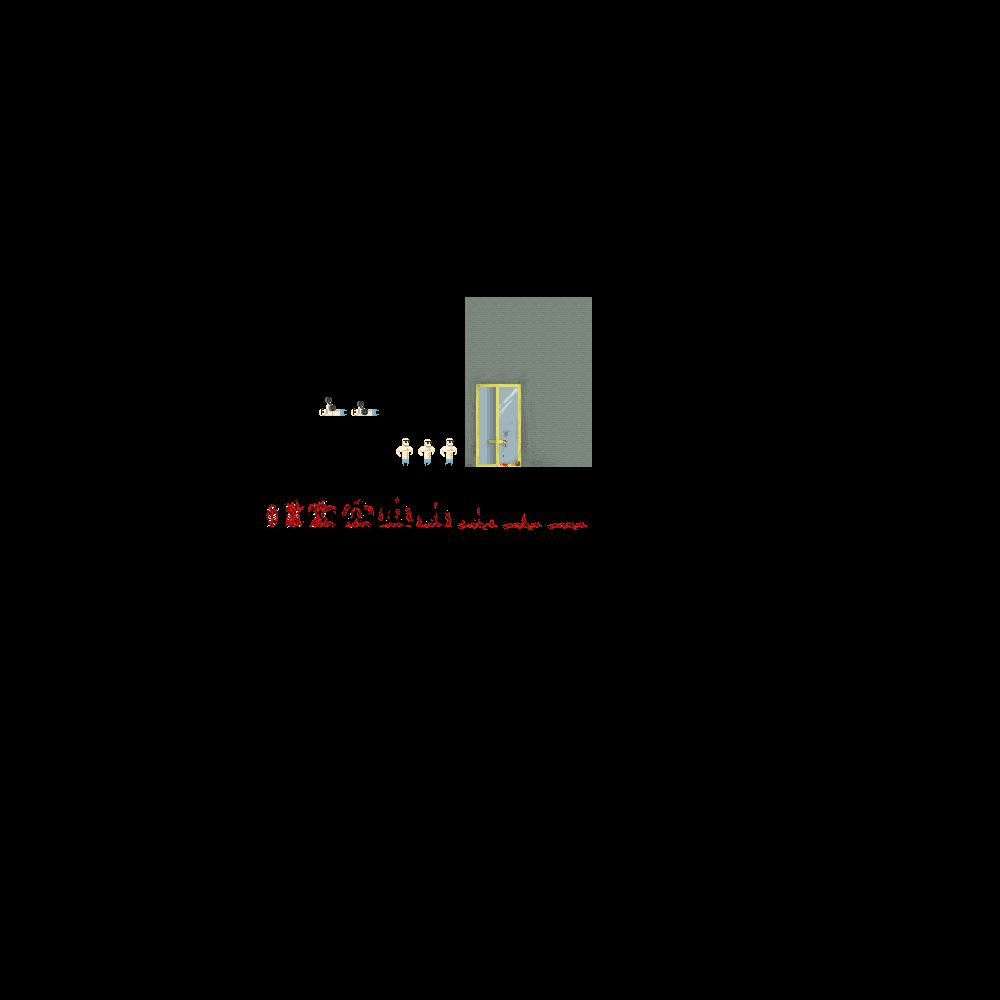
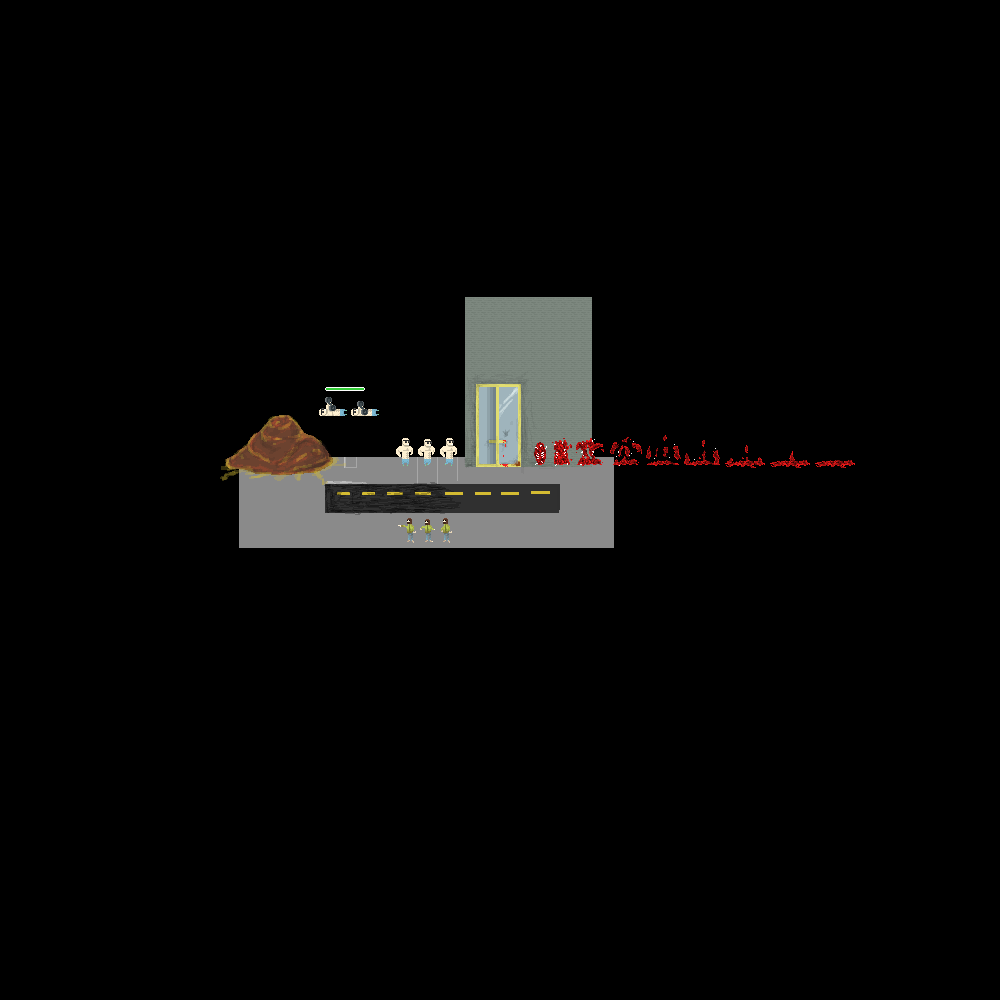
Revision of a layered 1000 x 1000 image; what changed, layer by layer:
added layer "homeless guy copy" above "huge poop" over [398, 518, 452, 543]
added layer "huge poop" above "Layer 3" over [220, 415, 346, 485]
moved "Layer 3" above "stamina", painted on it over [266, 388, 364, 527]
added layer "stamina" above "Layer 3 copy 8" over [325, 387, 365, 391]
painted on "Layer 3 copy 8" over [534, 435, 855, 530]
removed layer "Layer 3 copy 7" over [502, 498, 542, 530]
removed layer "Layer 3 copy 6" over [457, 498, 497, 530]
removed layer "Layer 3 copy 5" over [416, 498, 452, 528]
removed layer "Layer 3 copy 4" over [378, 497, 413, 528]
removed layer "Layer 3 copy 3" over [342, 499, 374, 528]
added layer "road" above "sidewalk" over [324, 482, 560, 515]
renamed "Layer 3 copy 2" to "sidewalk", moved it above "Layer 1", painted on it over [239, 440, 614, 548]
removed layer "Layer 3 copy" over [284, 500, 305, 528]
